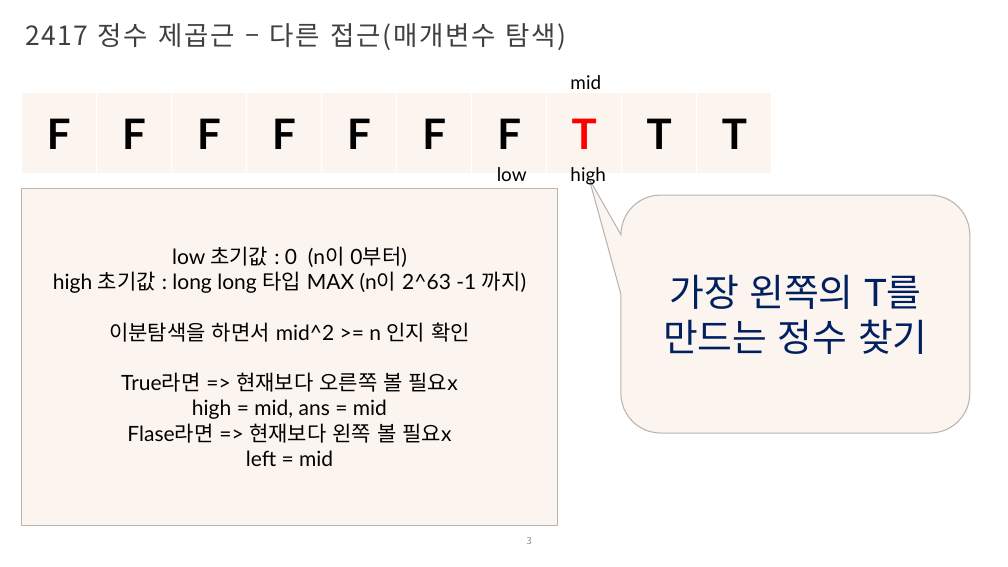
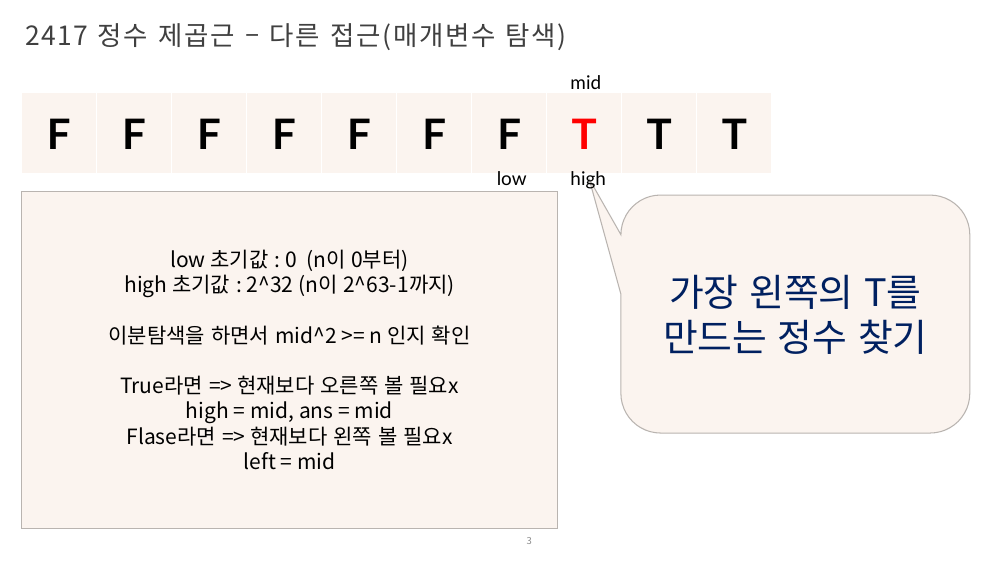
Before and after one commit to Iron-Hee/AlgorithmStudy, a slide deck: slide 3 of 이분 탐색_매개변수 탐색_발표자료.pptx. Drawn at 1008x567 pixels with LibreOffice and Linux fonts; fonts in the diff are those of the drawing; background and template pictures are left out. Boxes give left, top, right and bottom in pixels: in the first picture for what was removed or moved away, otherwise in the second. Text is boxed around its words. In the diff, an @@ line names an element or a change of style, - is before the commit and + after.

```diff
--- a/이분 탐색_매개변수 탐색_발표자료.pptx
+++ b/이분 탐색_매개변수 탐색_발표자료.pptx
@@ text "low": place and size @@
-text "low" at [497,167,527,181]
+text "low" at [497,171,527,185]
@@ text "high": place and size @@
-text "high" at [570,167,605,186]
+text "high" at [570,171,605,189]
@@ text in rectangle at [109,249,471,470]: font Lato to Noto Sans CJK KR in "low 초기값 : 0 (n이 0부터)", "이분탐색을 하면서 mid^2 >= n 인지 확인", "True라면 => 현재보다 오른쪽 볼 필요x", "high = mid, ans = mid" and 2 more places @@
@@ text in rectangle at [124,274,455,297]: text changed; font Lato to Noto Sans CJK KR @@
-high 초기값 : long long 타입 MAX (n이 2^63 -1 까지)
+high 초기값 : 2^32 (n이 2^63-1까지)
```
Also in this commit, not shown: 8 other slides changed, 3 slides added, 1 slide removed, 1 other file.
